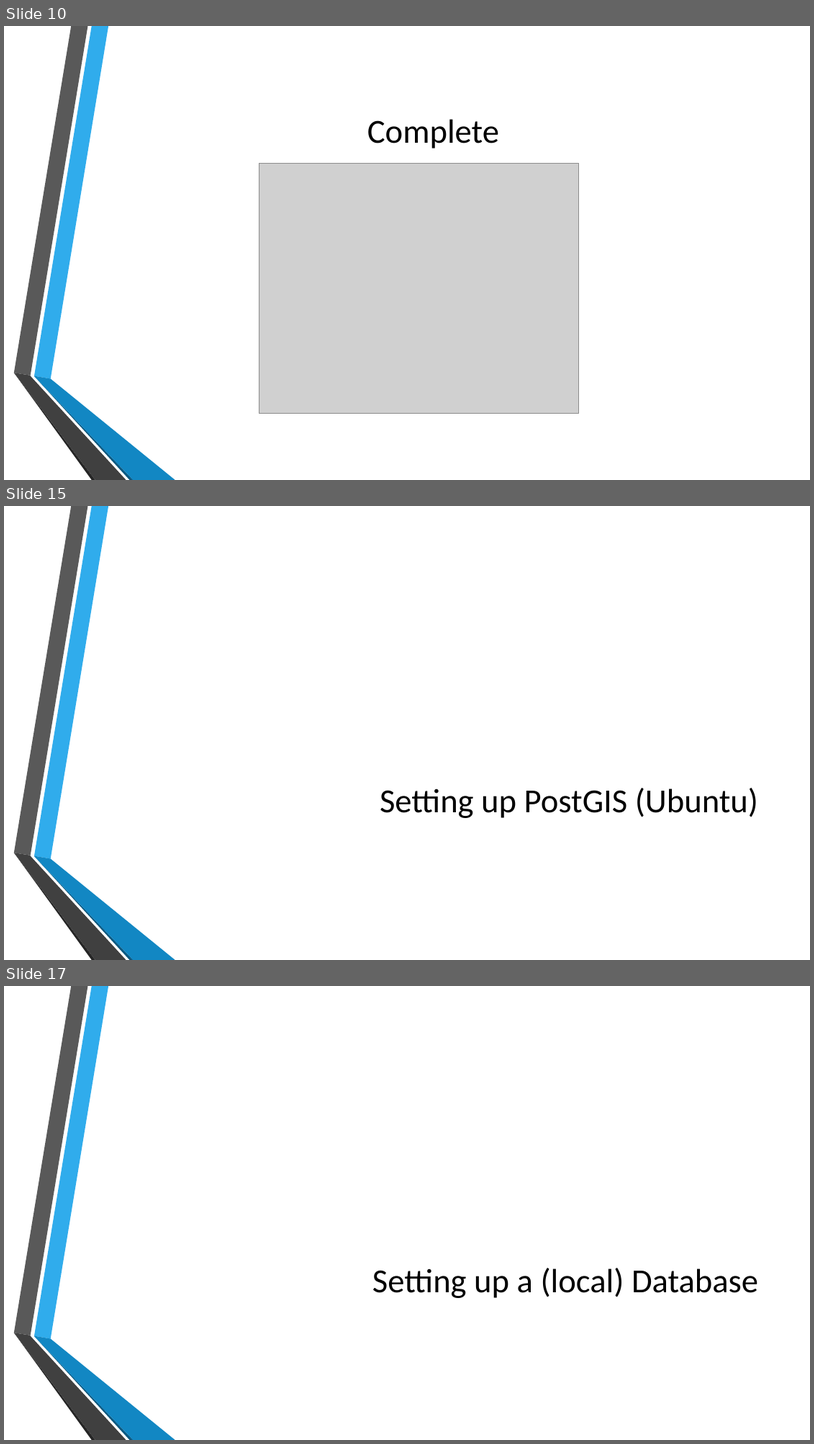
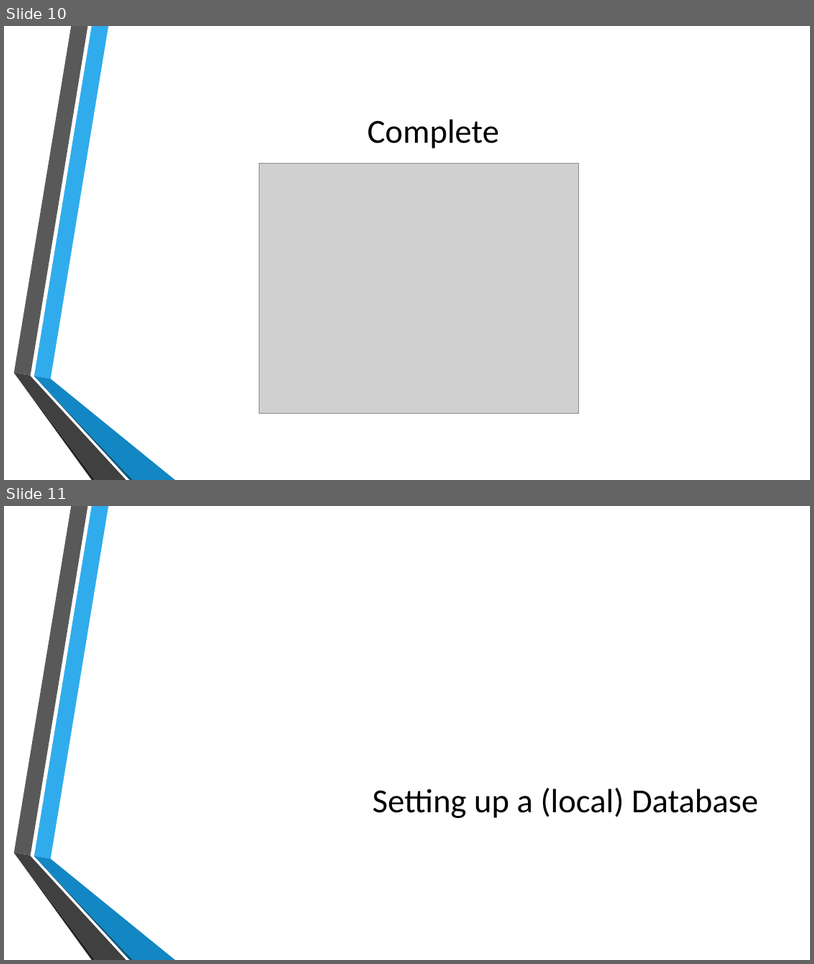
Before and after one commit to MGIS-UMN/GIS5577_week1, a slide deck: Setting_up_PostgreSQL.odp. Shown one above the other, each under a label of ours: slides 10, 15 and 17 before the commit, slides 10 and 11 after it; the slides between them are not shown. The pictures are 814x1444 and 814x964 pixels, drawn with LibreOffice and Linux fonts; fonts in the diff are those of the drawing; grey boxes stand for pictures; background and template pictures are left out. Boxes give left, top, right and bottom in pixels: in the first picture for what was removed or moved away, otherwise in the second. Text is boxed around its words. In the diff, an @@ line names an element or a change of style, - is before the commit and + after.

```diff
--- a/Setting_up_PostgreSQL.odp
+++ b/Setting_up_PostgreSQL.odp
@@ slide 15 removed at box(4, 506, 810, 960), background picture (left out); not listed: 6 template elements that a slide beside it also shows @@
@@ title removed at box(380, 788, 759, 818) @@
-Setting up PostGIS (Ubuntu)
@@ what was slide 17 is now slide 11 @@
```
Also in this commit, not shown: 4 slides added, 5 other slides removed, 1 other file.
